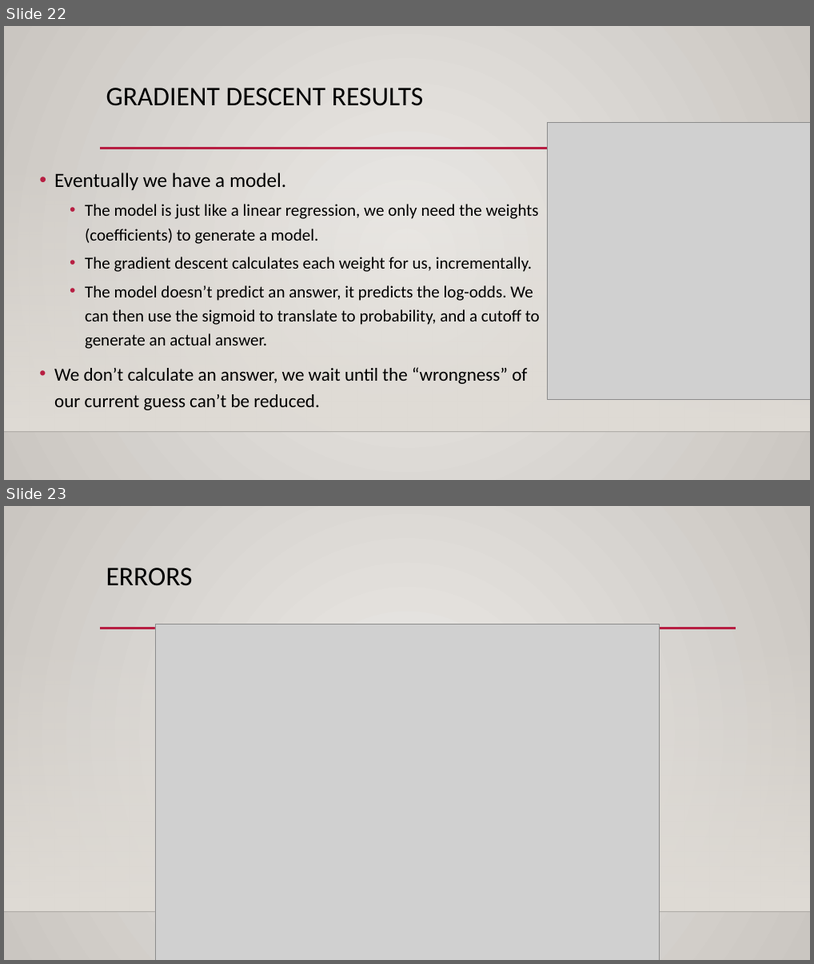
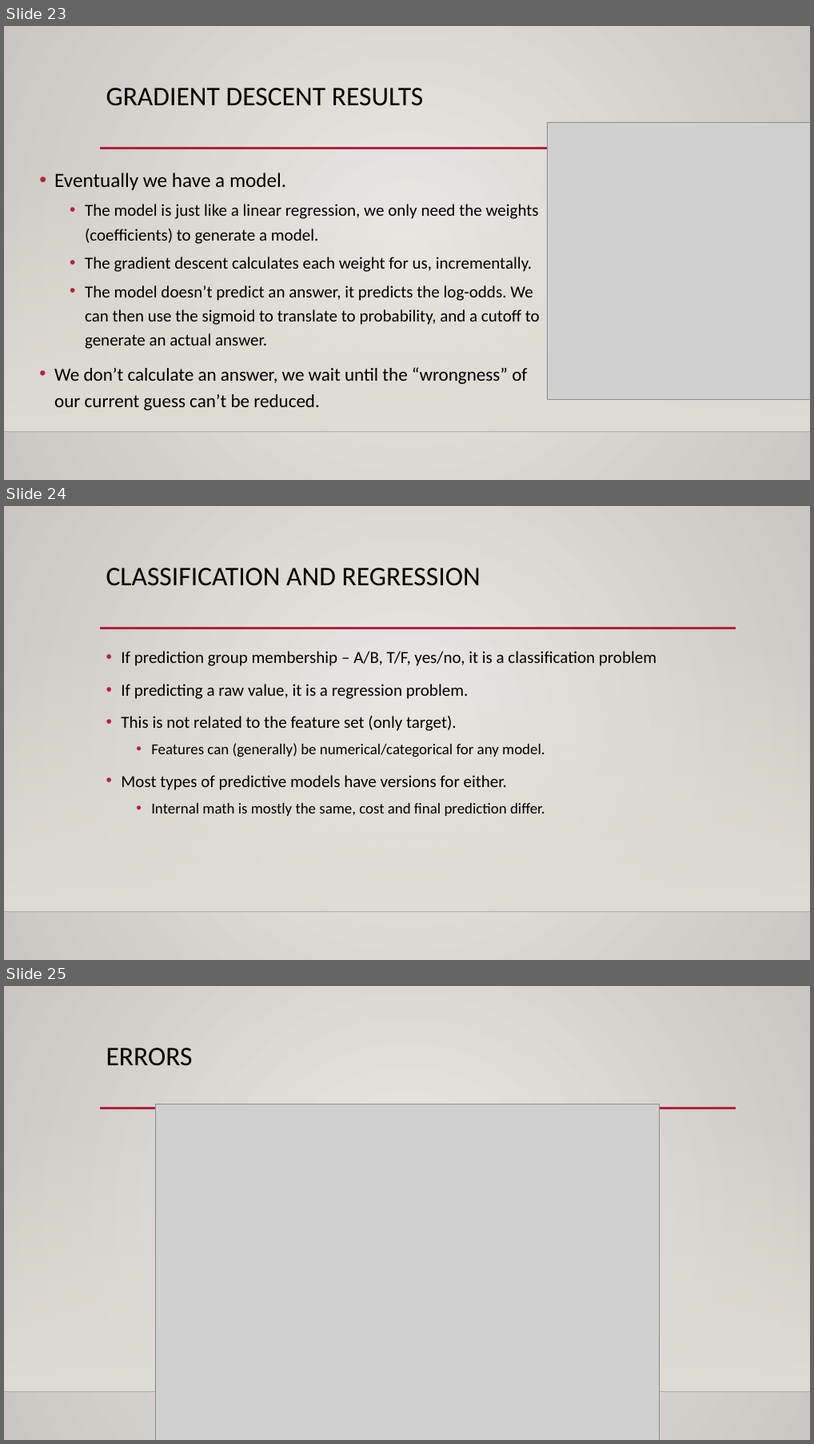
Before and after one commit to AkeemSemperDataScience/Basic_Stats_in_Python_Student_Repository, a slide deck: reference_material/slides/024_log_reg_2.pptx. Shown one above the other, each under a label of ours: slides 22 and 23 before the commit, slides 23, 24 and 25 after it. The pictures are 814x964 and 814x1444 pixels, drawn with LibreOffice and Linux fonts; fonts in the diff are those of the drawing; grey boxes stand for pictures; background and template pictures are left out. Boxes give left, top, right and bottom in pixels: in the first picture for what was removed or moved away, otherwise in the second. Text is boxed around its words. In the diff, an @@ line names an element or a change of style, - is before the commit and + after.

```diff
--- a/reference_material/slides/024_log_reg_2.pptx
+++ b/reference_material/slides/024_log_reg_2.pptx
@@ slide 24 added at (4, 506, 810, 960), background gradient #ECEAE7 to #CAC7C1; not listed: 3 template elements that a slide beside it also shows @@
@@ title added at (106, 568, 481, 586), 32 pt, text #000000 @@
+CLASSIFICATION AND REGRESSION
@@ text added at (121, 651, 657, 816), 20 pt, text #000000 @@
+• If prediction group membership – A/B, T/F, yes/no, it is a classification problem
+• If predicting a raw value, it is a regression problem.
+• This is not related to the feature set (only target).
+  • Features can (generally) be numerical/categorical for any model.
+• Most types of predictive models have versions for either.
+  • Internal math is mostly the same, cost and final prediction differ.
@@ what was slide 22 is now slide 23 @@
@@ what was slide 23 is now slide 25 @@
```
Also in this commit, not shown: 15 slides changed, 22 other slides added, 1 slide removed, 3 other files.
